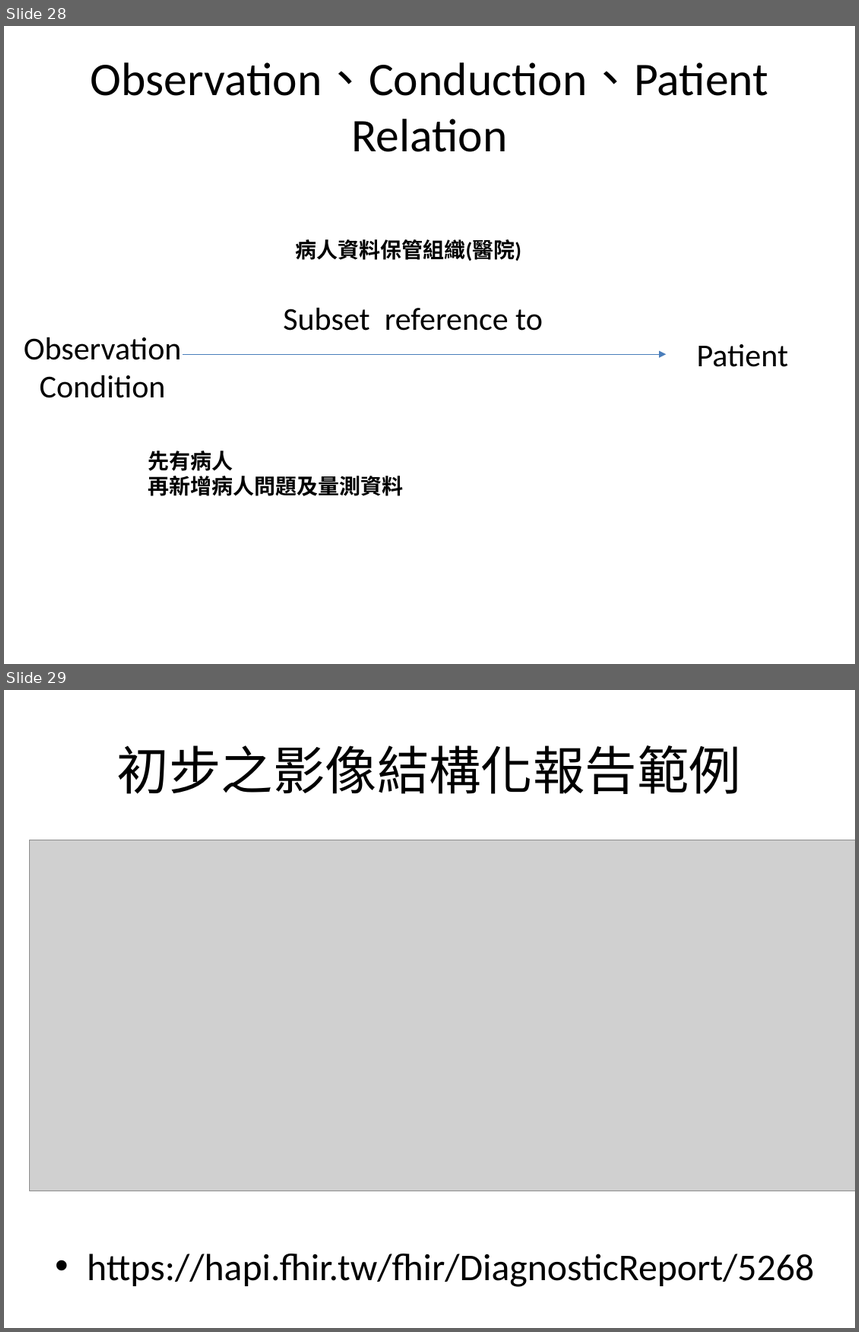
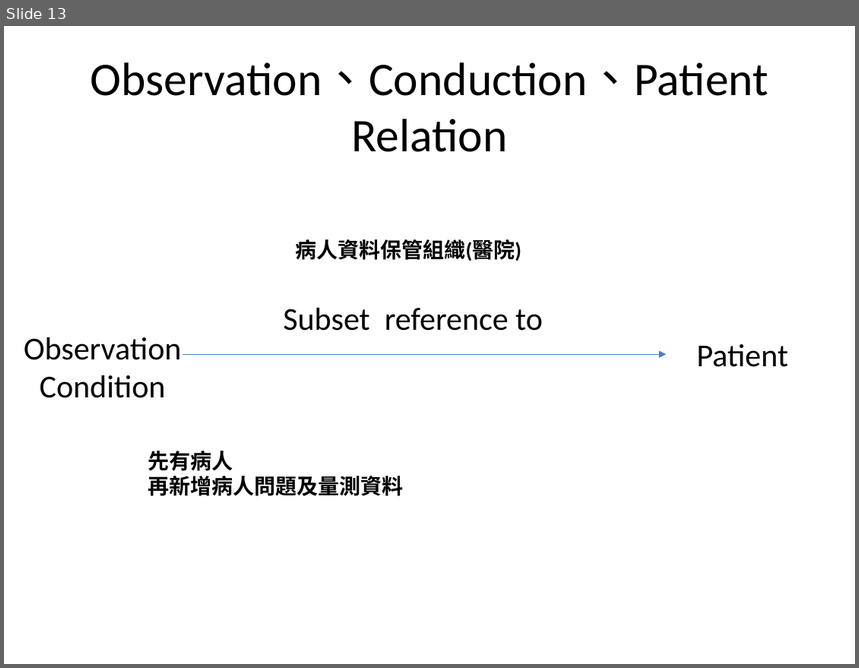
Before and after one commit to mos2718/FHIRspec, a slide deck: Spec/FHIR_Observation.pptx. Shown one above the other, each under a label of ours: slides 28 and 29 before the commit, slide 13 after it. The pictures are 859x1332 and 859x668 pixels, drawn with LibreOffice and Linux fonts; fonts in the diff are those of the drawing; grey boxes stand for pictures. Boxes give left, top, right and bottom in pixels: in the first picture for what was removed or moved away, otherwise in the second. Text is boxed around its words. In the diff, an @@ line names an element or a change of style, - is before the commit and + after.

```diff
--- a/Spec/FHIR_Observation.pptx
+++ b/Spec/FHIR_Observation.pptx
@@ slide 29 removed at (x1=4, y1=690, x2=855, y2=1328), background #FFFFFF @@
@@ title removed at (x1=117, y1=745, x2=741, y2=794) @@
-初步之影像結構化報告範例
@@ picture removed at (x1=30, y1=840, x2=855, y2=1192) @@
@@ text removed at (x1=87, y1=1254, x2=814, y2=1287) @@
-• https://hapi.fhir.tw/fhir/DiagnosticReport/5268
@@ what was slide 28 is now slide 13 @@
```
Also in this commit, not shown: 3 slides changed, 17 slides added, 4 other slides removed.
